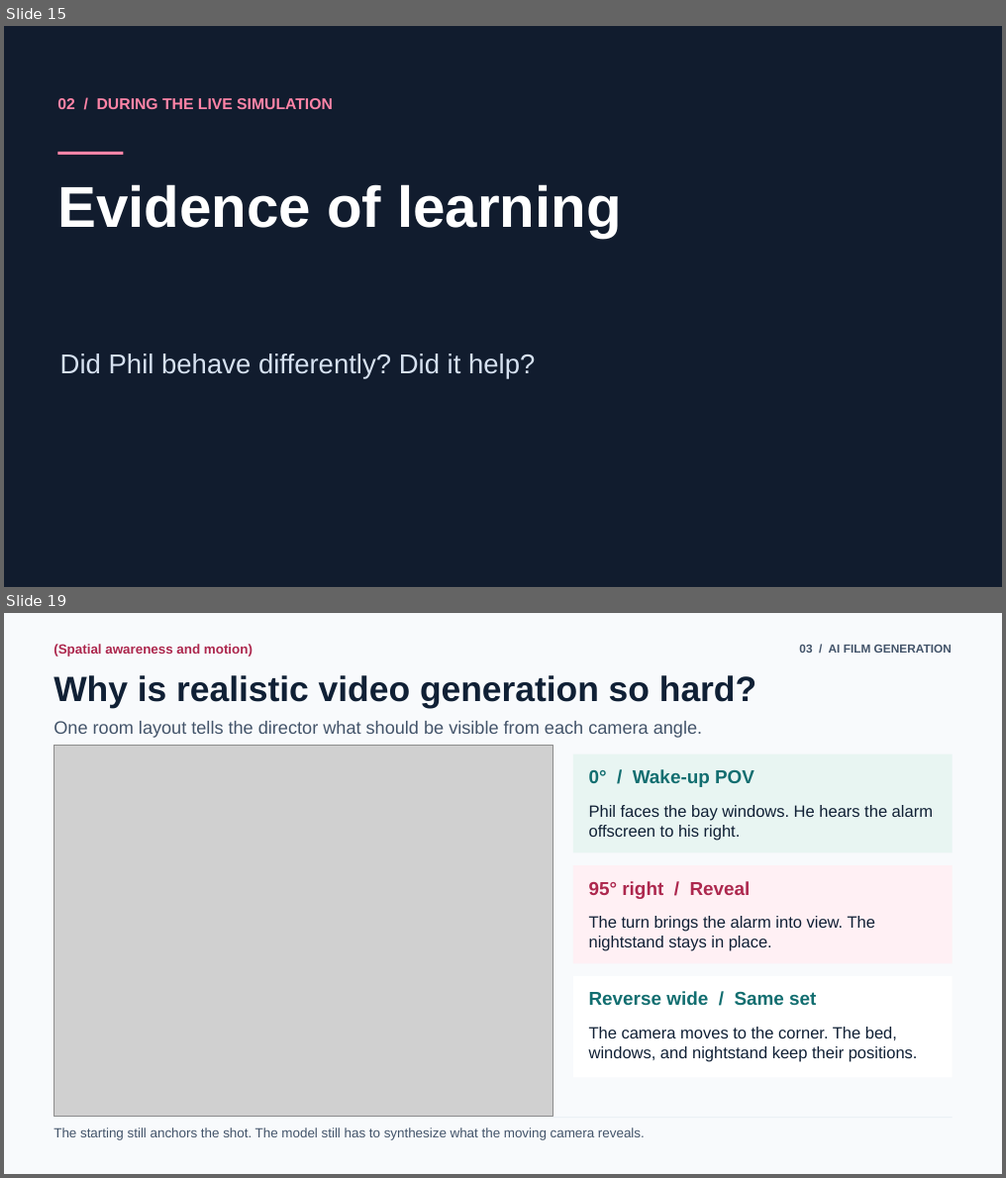
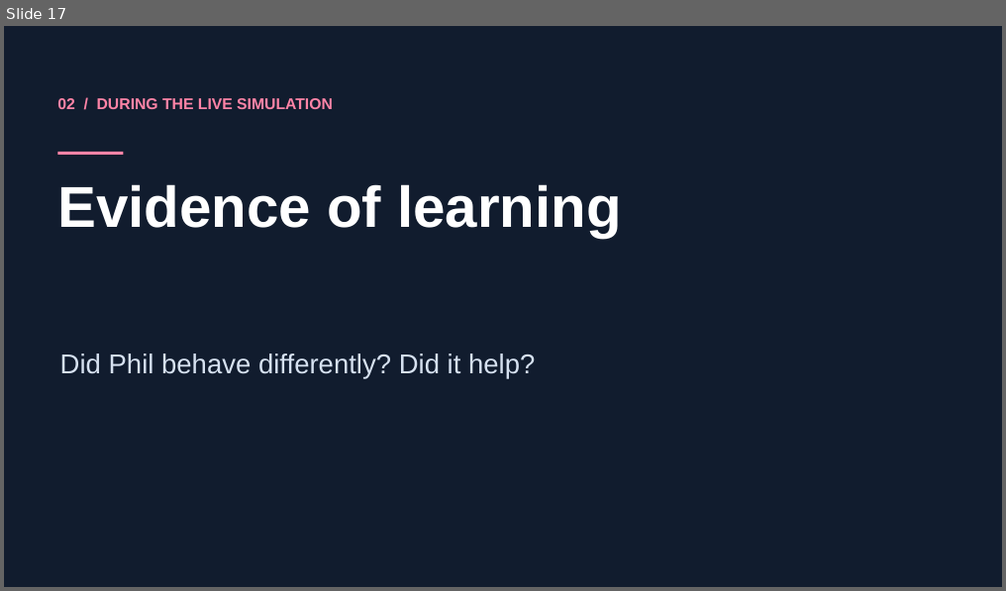
Before and after one commit to PeemCS/Agents_trapped_in_a_time_loop, a slide deck: showcase/presentation/Loopday-Talk-Deck.pptx. Shown one above the other, each under a label of ours: slides 15 and 19 before the commit, slide 17 after it; the slides between them are not shown. The pictures are 1006x1178 and 1006x591 pixels, drawn with LibreOffice and Linux fonts; fonts in the diff are those of the drawing; grey boxes stand for pictures. Boxes give left, top, right and bottom in pixels: in the first picture for what was removed or moved away, otherwise in the second. Text is boxed around its words. In the diff, an @@ line names an element or a change of style, - is before the commit and + after.

```diff
--- a/showcase/presentation/Loopday-Talk-Deck.pptx
+++ b/showcase/presentation/Loopday-Talk-Deck.pptx
@@ slide 19 removed at (x1=4, y1=613, x2=1002, y2=1174), background #F8FAFC @@
@@ text removed at (x1=54, y1=644, x2=252, y2=657) @@
-(Spatial awareness and motion)
@@ text removed at (x1=799, y1=645, x2=951, y2=653) @@
-03 / AI FILM GENERATION
@@ text removed at (x1=54, y1=675, x2=756, y2=708) @@
-Why is realistic video generation so hard?
@@ text removed at (x1=54, y1=721, x2=702, y2=738) @@
-One room layout tells the director what should be visible from each camera angle.
@@ picture removed at (x1=54, y1=745, x2=553, y2=1117) @@
@@ rectangle removed at (x1=573, y1=755, x2=951, y2=854) @@
@@ text removed at (x1=589, y1=769, x2=754, y2=787) @@
-0° / Wake-up POV
@@ text removed at (x1=589, y1=805, x2=933, y2=841) @@
-Phil faces the bay windows. He hears the alarm offscreen to his right.
@@ rectangle removed at (x1=573, y1=866, x2=951, y2=964) @@
@@ text removed at (x1=589, y1=881, x2=750, y2=899) @@
-95° right / Reveal
@@ text removed at (x1=589, y1=916, x2=875, y2=952) @@
-The turn brings the alarm into view. The nightstand stays in place.
@@ rectangle removed at (x1=573, y1=976, x2=951, y2=1077) @@
@@ text removed at (x1=589, y1=991, x2=816, y2=1006) @@
-Reverse wide / Same set
@@ text removed at (x1=589, y1=1027, x2=918, y2=1062) @@
-The camera moves to the corner. The bed, windows, and nightstand keep their positions.
@@ text removed at (x1=54, y1=1128, x2=645, y2=1141) @@
-The starting still anchors the shot. The model still has to synthesize what the moving camera reveals.
@@ rectangle removed at (x1=54, y1=1118, x2=952, y2=1118) @@
@@ what was slide 15 is now slide 17 @@
```
Also in this commit, not shown: 18 slides changed, 2 slides added, 2 other slides removed, 1 other file.
